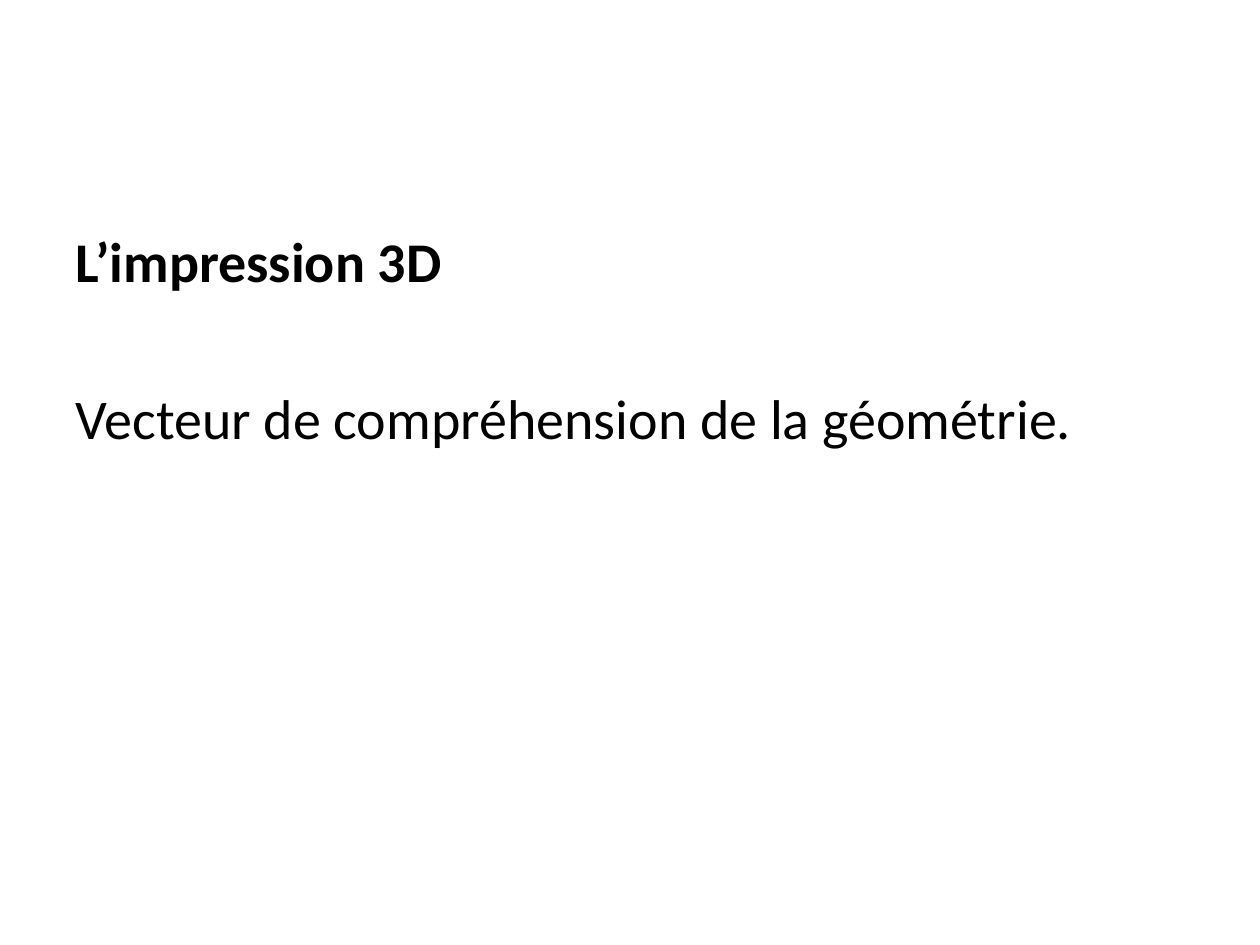
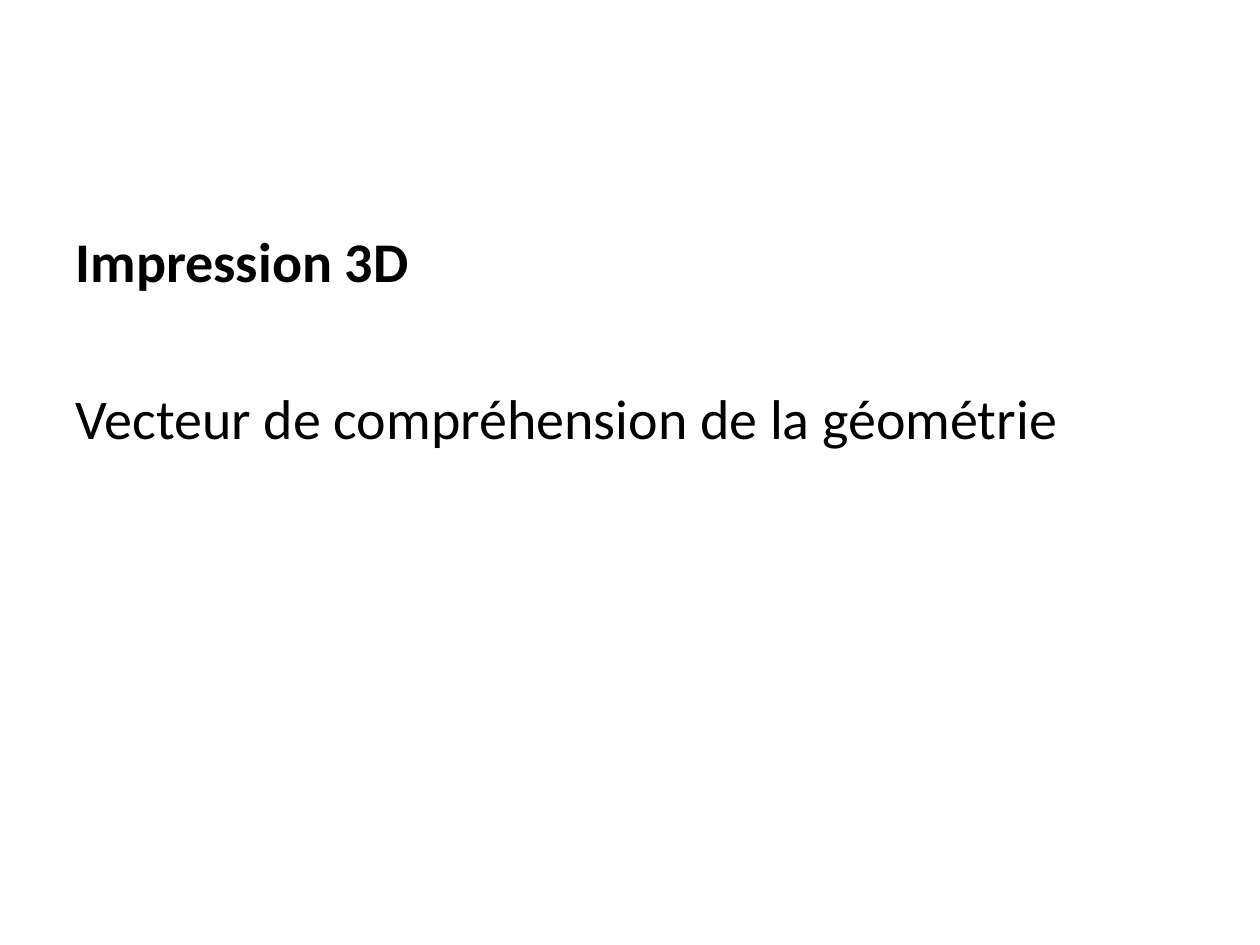
Before and after one commit to albamath/Marseille, a slide deck: slide 5 of 2020-06-01.pptx. Drawn at 1260x945 pixels with LibreOffice and Linux fonts; fonts in the diff are those of the drawing. Boxes give left, top, right and bottom in pixels: in the first picture for what was removed or moved away, otherwise in the second. Text is boxed around its words. In the diff, an @@ line names an element or a change of style, - is before the commit and + after.

```diff
--- a/2020-06-01.pptx
+++ b/2020-06-01.pptx
@@ text at (76,242,1057,449): text changed @@
-L’impression 3D
-Vecteur de compréhension de la géométrie.
+Impression 3D
+Vecteur de compréhension de la géométrie
```
Also in this commit, not shown: 13 other slides changed, 5 other files.
